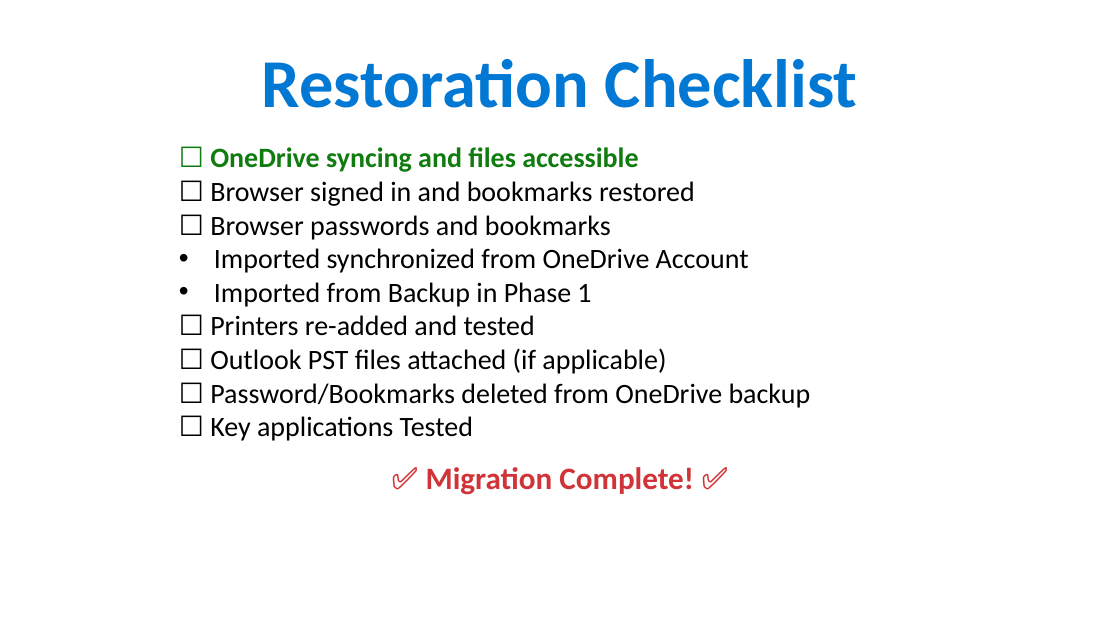
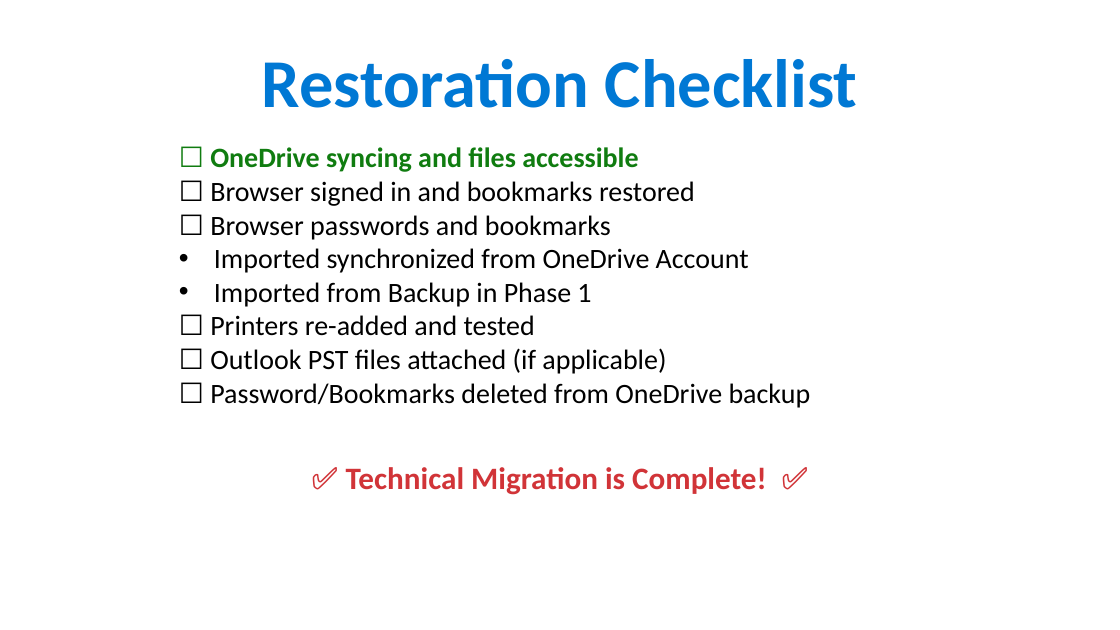
Before and after one commit to ipsghonline/tmp, a slide deck: slide 32 of presentation/Phase1-Backup-Guide.pptx (slide 29 before the commit). Drawn at 1120x630 pixels with LibreOffice and Linux fonts; fonts in the diff are those of the drawing. Boxes give left, top, right and bottom in pixels: in the first picture for what was removed or moved away, otherwise in the second. Text is boxed around its words. In the diff, an @@ line names an element or a change of style, - is before the commit and + after.

```diff
--- a/presentation/Phase1-Backup-Guide.pptx
+++ b/presentation/Phase1-Backup-Guide.pptx
@@ text at (x1=210, y1=416, x2=473, y2=441): paragraph removed @@
-☐ Key applications Tested
@@ text at (x1=346, y1=467, x2=767, y2=495): text changed @@
-✅ Migration Complete! ✅
+✅ Technical Migration is Complete! ✅
```
Also in this commit, not shown: 3 other slides changed, 3 slides added.
